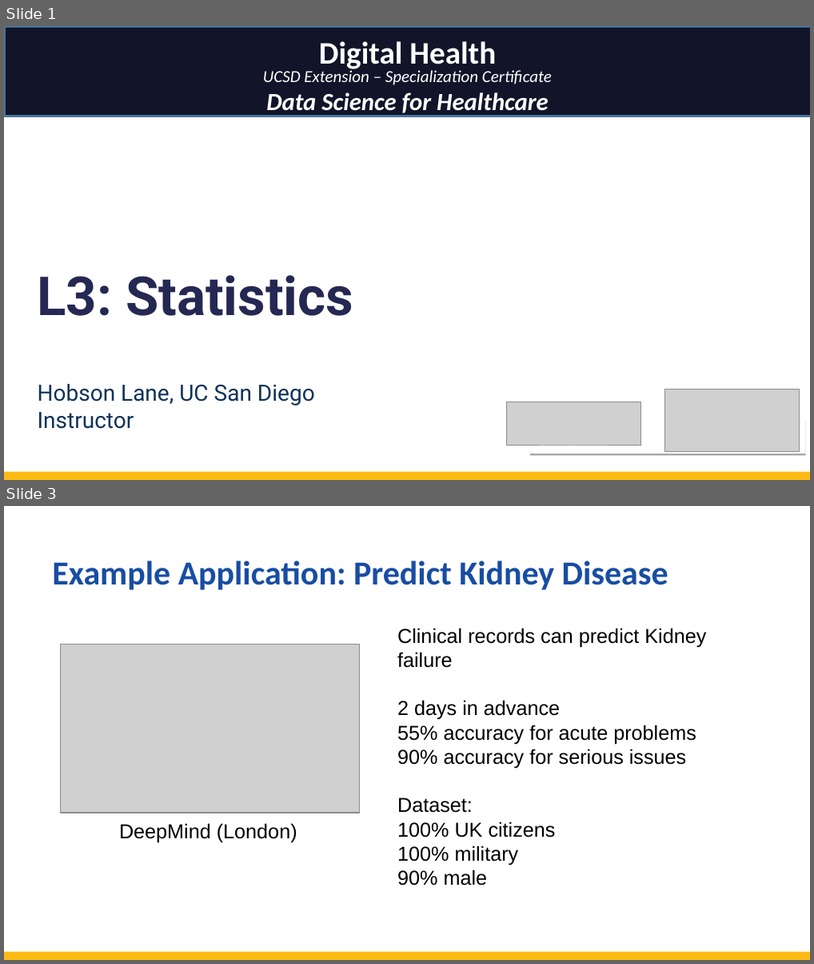
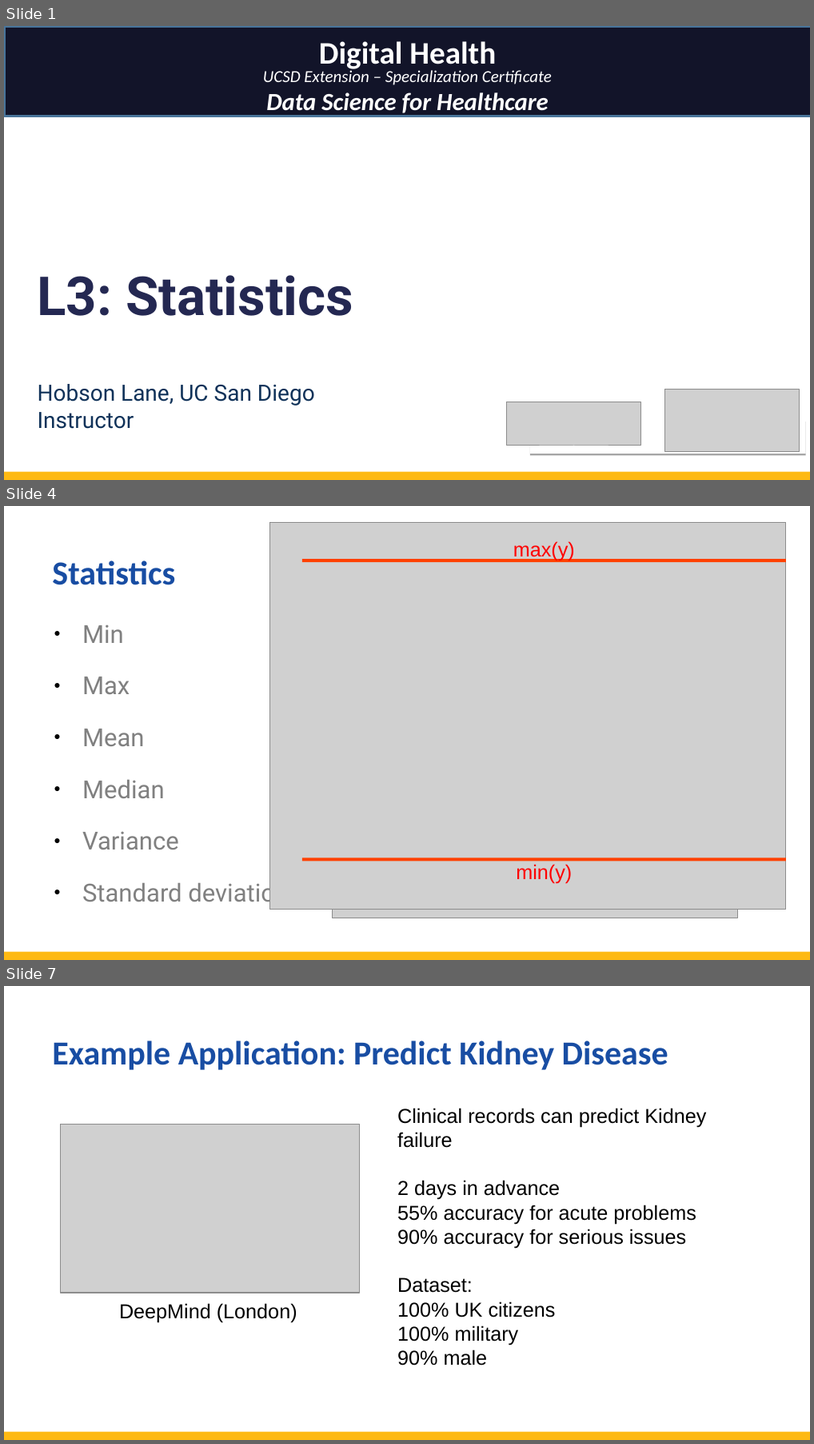
Before and after one commit to totalgood/dsdh, a slide deck: modules/L03/DHDS-L3-statistics.odp. Shown one above the other, each under a label of ours: slides 1 and 3 before the commit, slides 1, 4 and 7 after it; the slides between them are not shown. The pictures are 814x964 and 814x1444 pixels, drawn with LibreOffice and Linux fonts; fonts in the diff are those of the drawing; grey boxes stand for pictures. Boxes give left, top, right and bottom in pixels: in the first picture for what was removed or moved away, otherwise in the second. Text is boxed around its words. In the diff, an @@ line names an element or a change of style, - is before the commit and + after.

```diff
--- a/modules/L03/DHDS-L3-statistics.odp
+++ b/modules/L03/DHDS-L3-statistics.odp
@@ slide 4 added at [4, 506, 810, 960], background #FFFFFF; not listed: 1 template element that a slide beside it also shows @@
@@ picture added at [270, 522, 786, 909] @@
@@ picture added at [333, 540, 738, 917] @@
@@ title added at [52, 560, 175, 585], 30 pt, text #184DA3, bold @@
+Statistics
@@ line added at [302, 561, 786, 561], outline #FF4000 2.89 pt, 18 pt, text #FF0000 @@
+max(y)
@@ text added at [82, 624, 289, 908], 22.2 pt, text #808080 @@
+● Min
+● Max
+● Mean
+● Median
+● Variance
+● Standard deviation
@@ line added at [302, 860, 786, 860], outline #FF4000 2.89 pt, 18 pt, text #FF0000 @@
+min(y)
@@ what was slide 3 is now slide 7 @@
```
Also in this commit, not shown: 1 slide changed, 3 other slides added, 40 other files.
